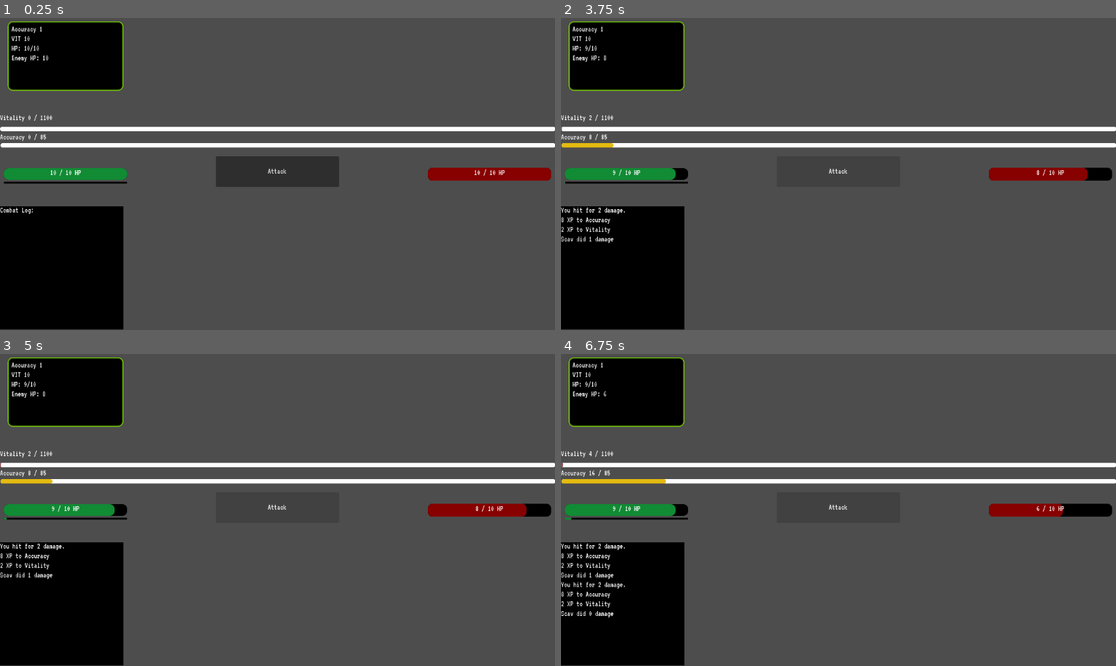
Above: before the commit, frames 1-4 (two rows, left to right).
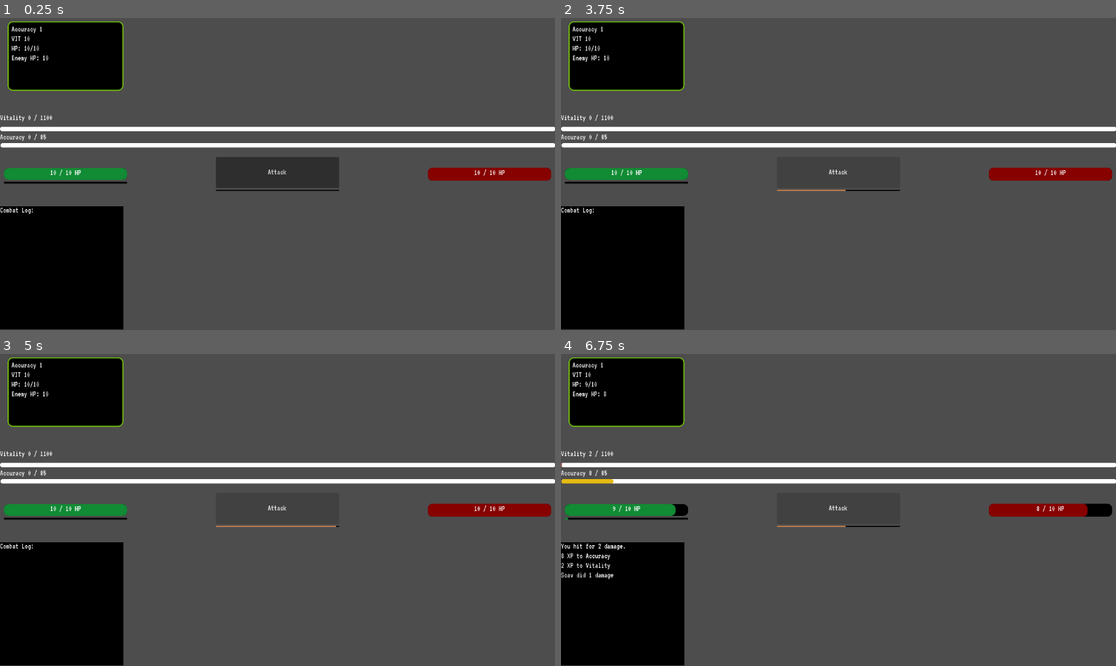
Above: after the commit, the same moments.

Repository: spalmer7/pmc_idler
Game: Godot game, scene res://scenes/game/game.tscn
Same seed, same stepped clock (60 frames per second), same inputs: the game is played once before the commit and once after it.
Inputs:
- Up to frame 1 (0.25 s): no input
- Up to frame 2 (3.75 s): click "Attack" at 0.5 s; click "Attack" at 1.25 s; click "Attack" at 2 s; tap Enter at 2.75 s; tap Space at 3.5 s
- Up to frame 3 (5 s): tap Enter at 4.25 s
- Up to frame 4 (6.75 s): tap Space at 5, 6.5 s; tap Enter at 5.75 s

The runs differ from the first frame. In frame 1, 0.2% of the frame differs, in the area x 38-62%, y 44-56%; in frame 2, 1.0%; in frame 3, 1.1%, in the area x 0-100%, y 8-73%; in frame 4, 0.9%.

Commit message:
Add attack bar, add player death
- Added a visual progress bar under the attack button to show attack interval
- Added player death, when at 0 HP combat will stop and you will be unable to attack again until you regenerate some health

Diff:
--- a/data/enemies/Scav.tres
+++ b/data/enemies/Scav.tres
@@ -7,6 +7,6 @@
 name = "Scav"
 max_health = 10
 enemy_min_damage = 0
-enemy_max_damage = 2
+enemy_max_damage = 3
 enemy_defense = 2
 metadata/_custom_type_script = "uid://cletp67jsosil"
--- /dev/null
+++ b/scenes/combat/auto_attack_progress.gd
@@ -0,0 +1,24 @@
+extends ProgressBar
+
+@export var attack_timer: Timer
+@export var combat_script: Node
+
+var elapsed_time := 0.0
+
+func _ready() -> void:
+	if attack_timer:
+		max_value = attack_timer.wait_time
+		value = 0
+		attack_timer.timeout.connect(_on_attack_timeout)
+
+func _process(delta: float) -> void:
+	if !attack_timer or !combat_script or not attack_timer.is_stopped():
+		elapsed_time += delta
+		value = clamp(elapsed_time, 0.0, max_value)
+	else:
+		value = 0
+		elapsed_time = 0
+
+func _on_attack_timeout() -> void:
+	elapsed_time = 0.0
+	value = 0
--- a/scenes/combat/combat.gd
+++ b/scenes/combat/combat.gd
@@ -5,7 +5,7 @@
 @onready var xp_bar = $XPBar
 @onready var vitality_bar = $VitalityBar
 @onready var enemy_hp_bar = $EnemyHealthBar
-@onready var player_hp_bar = $VBoxContainer/PlayerHealthBar
+@onready var player_hp_bar = $PlayerHealthContainer/PlayerHealthBar
 @onready var hp_regen_timer = $HPRegenTimer
 @onready var auto_attack_timer = $PlayerAutoAttackTimer
 
@@ -73,8 +73,13 @@
 
 #  Pressing button initiates combat loop
 func _on_button_pressed() -> void:
-	if not auto_attack_enabled:
+	if not auto_attack_enabled and current_player_health > 0:
 		toggle_auto_attack(true)
+	elif current_player_health == 0:
+		combat_logs.append("You can't attack while dead!")
+		_update_combat_logs()
+	else:
+		toggle_auto_attack(false)
 
 func _perform_attack() -> void:
 
@@ -138,6 +143,9 @@
 	if current_player_health < max_player_health and hp_regen_timer.is_stopped():
 		hp_regen_timer.start()
 
+	if current_player_health == 0:
+		_player_death()
+
 # Respawn enemy
 func _respawn_enemy() -> void:
 	enemy_health = enemy_data.max_health
@@ -187,6 +195,11 @@
 	player_hp_bar.update_player_hp(current_player_health, max_player_health)
 	enemy_hp_bar.update_enemy_hp(enemy_health, enemy_data.max_health)
 
+# Stops combat when player dies
+func _player_death() -> void:
+	toggle_auto_attack(false)
+	combat_logs.append("You've died!")
+	_update_combat_logs()
 
 # Logging levels
 func _on_level_up(skill_name: String, new_level: int) -> void:
--- a/scenes/combat/combat.tscn
+++ b/scenes/combat/combat.tscn
@@ -7,6 +7,7 @@
 [ext_resource type="Script" uid="uid://utc3vkjqe84k" path="res://scenes/combat/vitality_bar.gd" id="4_jgg25"]
 [ext_resource type="Script" uid="uid://bi1ken64obsnk" path="res://scenes/combat/player_health_bar.gd" id="5_4voa6"]
 [ext_resource type="Script" uid="uid://b700sonptgjv2" path="res://scenes/combat/player_health_regen_bar.gd" id="7_ijgaf"]
+[ext_resource type="Script" uid="uid://bh7i5grp3fn3k" path="res://scenes/combat/auto_attack_progress.gd" id="8_uakg0"]
 
 [sub_resource type="StyleBoxFlat" id="StyleBoxFlat_8cw2p"]
 bg_color = Color(1, 1, 1, 1)
@@ -94,6 +95,20 @@
 corner_radius_bottom_right = 2
 corner_radius_bottom_left = 2
 
+[sub_resource type="StyleBoxFlat" id="StyleBoxFlat_h2sm1"]
+bg_color = Color(0, 0, 0, 1)
+corner_radius_top_left = 2
+corner_radius_top_right = 2
+corner_radius_bottom_right = 2
+corner_radius_bottom_left = 2
+
+[sub_resource type="StyleBoxFlat" id="StyleBoxFlat_si0bq"]
+bg_color = Color(0.813032, 0.521562, 0.310276, 1)
+corner_radius_top_left = 2
+corner_radius_top_right = 2
+corner_radius_bottom_right = 2
+corner_radius_bottom_left = 2
+
 [node name="Combat" type="Control"]
 layout_mode = 3
 anchors_preset = 15
@@ -137,17 +152,6 @@
 grow_horizontal = 2
 grow_vertical = 2
 text = "Vitality 40050/50000"
-
-[node name="AttackButton" type="Button" parent="."]
-unique_name_in_owner = true
-custom_minimum_size = Vector2(64, 64)
-layout_mode = 0
-offset_left = 448.0
-offset_top = 287.0
-offset_right = 704.0
-offset_bottom = 351.0
-focus_mode = 0
-text = "Attack"
 
 [node name="CombatLogScroll" type="ScrollContainer" parent="."]
 unique_name_in_owner = true
@@ -264,14 +268,14 @@
 [node name="HPRegenTimer" type="Timer" parent="."]
 wait_time = 60.0
 
-[node name="VBoxContainer" type="VBoxContainer" parent="."]
+[node name="PlayerHealthContainer" type="VBoxContainer" parent="."]
 layout_mode = 0
 offset_left = 8.0
 offset_top = 312.0
 offset_right = 264.0
 offset_bottom = 361.0
 
-[node name="PlayerHealthBar" type="ProgressBar" parent="VBoxContainer"]
+[node name="PlayerHealthBar" type="ProgressBar" parent="PlayerHealthContainer"]
 custom_minimum_size = Vector2(256, 24)
 layout_mode = 2
 size_flags_vertical = 1
@@ -281,7 +285,7 @@
 show_percentage = false
 script = ExtResource("5_4voa6")
 
-[node name="PlayerHealthLabel" type="Label" parent="VBoxContainer/PlayerHealthBar"]
+[node name="PlayerHealthLabel" type="Label" parent="PlayerHealthContainer/PlayerHealthBar"]
 layout_mode = 1
 anchors_preset = 8
 anchor_left = 0.5
@@ -295,7 +299,7 @@
 grow_horizontal = 2
 grow_vertical = 2
 
-[node name="PlayerHealthRegenBar" type="ProgressBar" parent="VBoxContainer" node_paths=PackedStringArray("regen_timer", "combat_script")]
+[node name="PlayerHealthRegenBar" type="ProgressBar" parent="PlayerHealthContainer" node_paths=PackedStringArray("regen_timer", "combat_script")]
 custom_minimum_size = Vector2(0, 4)
 layout_direction = 2
 layout_mode = 2
@@ -310,3 +314,34 @@
 
 [node name="PlayerAutoAttackTimer" type="Timer" parent="."]
 wait_time = 3.0
+
+[node name="AttackButtonContainer" type="VBoxContainer" parent="."]
+layout_mode = 1
+anchors_preset = 8
+anchor_left = 0.5
+anchor_top = 0.5
+anchor_right = 0.5
+anchor_bottom = 0.5
+offset_left = -128.0
+offset_top = -32.0
+offset_right = 128.0
+offset_bottom = 32.0
+grow_horizontal = 2
+grow_vertical = 2
+
+[node name="AttackButton" type="Button" parent="AttackButtonContainer"]
+unique_name_in_owner = true
+custom_minimum_size = Vector2(256, 64)
+layout_mode = 2
+focus_mode = 0
+text = "Attack"
+
+[node name="AutoAttackProgress" type="ProgressBar" parent="AttackButtonContainer" node_paths=PackedStringArray("attack_timer", "combat_script")]
+custom_minimum_size = Vector2(0, 2)
+layout_mode = 2
+theme_override_styles/background = SubResource("StyleBoxFlat_h2sm1")
+theme_override_styles/fill = SubResource("StyleBoxFlat_si0bq")
+show_percentage = false
+script = ExtResource("8_uakg0")
+attack_timer = NodePath("../../PlayerAutoAttackTimer")
+combat_script = NodePath("../..")
Not shown, added: scenes/combat/auto_attack_progress.gd.uid
Not shown: 1 places in scenes/combat/combat.tscn that only renumber resources
